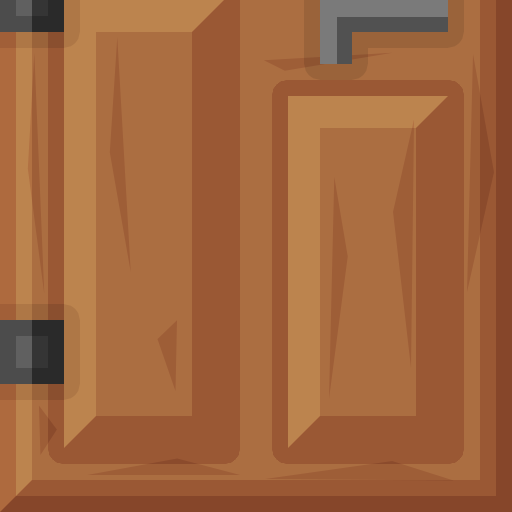
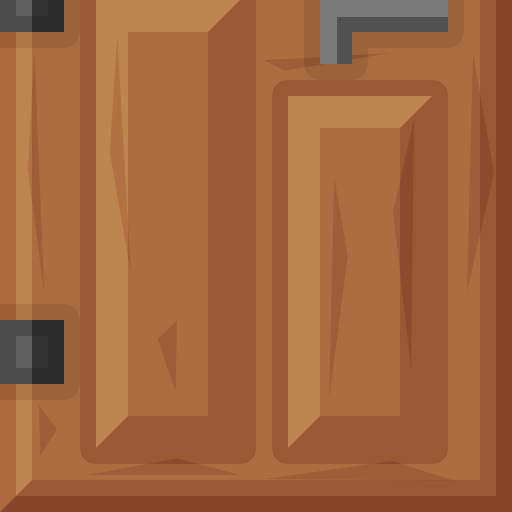
Before/after of a 512 x 512 layered artwork. What changed in the layer stack:
painted on "Shape 1 copy" over (64, 0, 448, 448)
painted on "Shape 1" over (64, 0, 448, 448)
painted on "Rectangle 3" over (64, 0, 448, 448)
